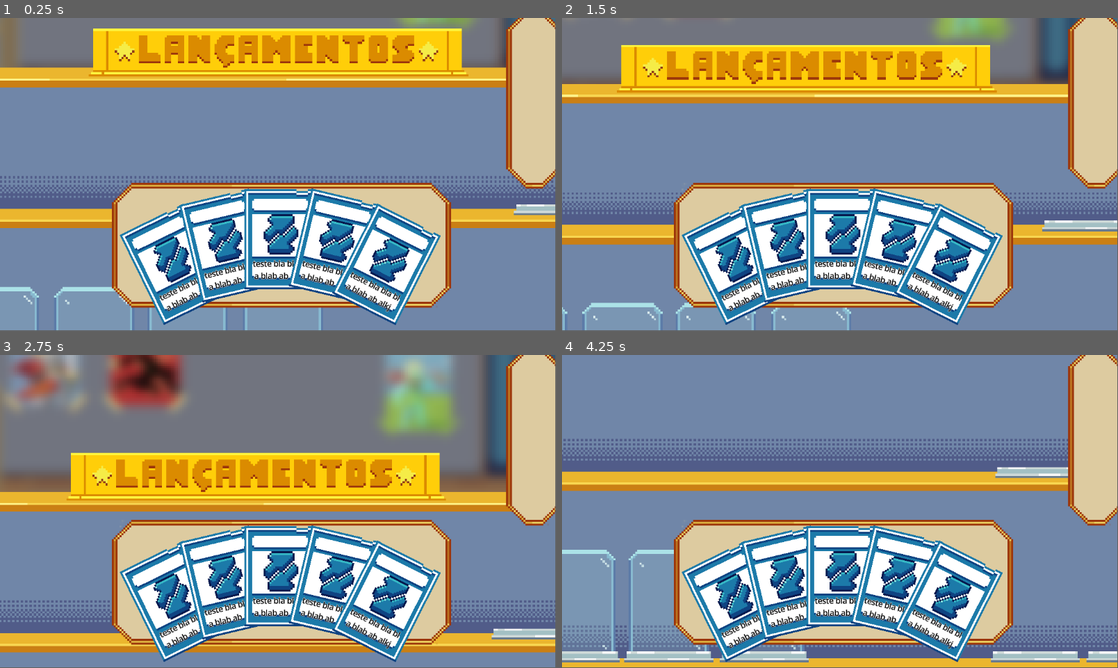
Above: before the commit, frames 1-4 (two rows, left to right).
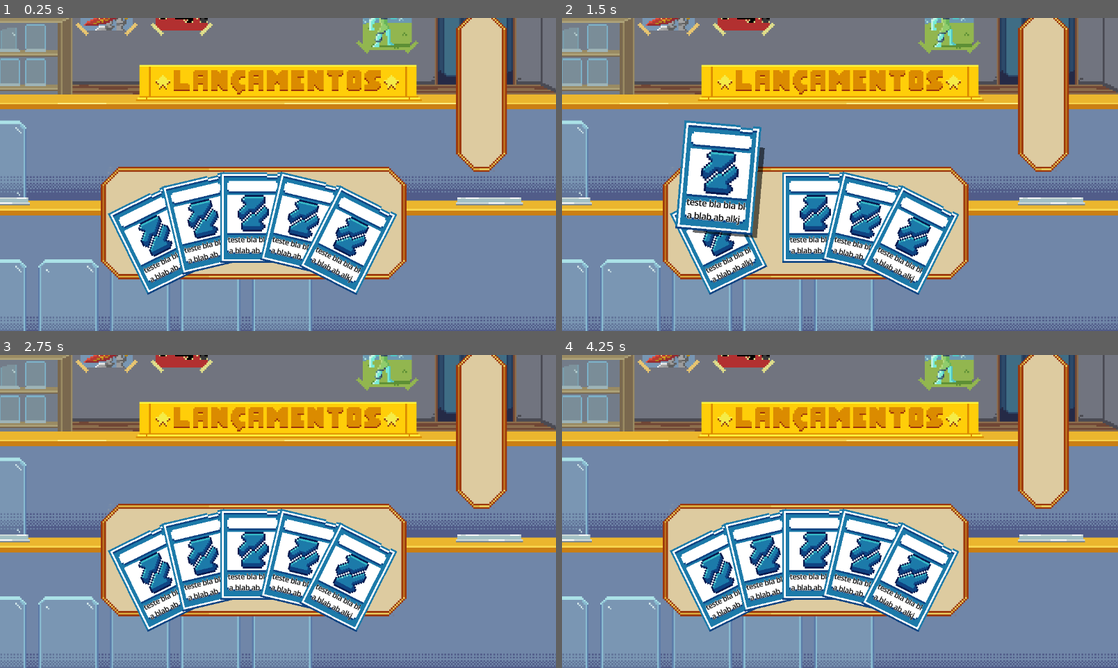
Above: after the commit, the same moments.

Repository: ingrydf12/datadeck
Game: Godot game, scene res://Fase1.tscn
The game is run twice, just before and just after one commit, with the same random seed, the same clock (stepped at 60 frames per second) and the same inputs.
Inputs (mouse positions are in pixels of both pictures, inside the frame that each line leads up to):
- Up to frame 1 (0.25 s): no input
- Up to frame 2 (1.5 s): tap Enter at 0.5 s; move the mouse to (962, 158) at 0.52 s; click (962, 158) at 0.67 s; move the mouse to (728, 190) at 1.27 s; click (728, 190) at 1.42 s
- Up to frame 3 (2.75 s): move the mouse to (333, 442) at 2.02 s; click (333, 442) at 2.17 s
- Up to frame 4 (4.25 s): move the mouse to (812, 574) at 2.77 s; click (812, 574) at 2.92 s; move the mouse to (1006, 558) at 3.52 s; click (1006, 558) at 3.67 s
In our replay, the window is 799x449 before the commit and 800x450 after it. These sizes can differ from the game's own. Grey fills any space a smaller window leaves; there, only what the larger window draws over its background counts as a difference.

The runs differ from the first frame. In frame 1, 60% of the frame differs, in the area x 0-100%, y 0-100%; in frame 2, 62%; in frame 3, 77%; in frame 4, 77%.

Commit message:
no camera + pre-merge

Diff:
--- a/Fase1.tscn
+++ b/Fase1.tscn
@@ -1,45 +1,35 @@
-[gd_scene load_steps=7 format=3 uid="uid://nwembvc3ticr"]
+[gd_scene load_steps=5 format=3 uid="uid://nwembvc3ticr"]
 
 [ext_resource type="Script" uid="uid://cymc6rw6aa6i8" path="res://fase_1.gd" id="1_oge7e"]
 [ext_resource type="Texture2D" uid="uid://duck8qeqg00mv" path="res://assets/camadafundo1.png" id="2_5jc3a"]
-[ext_resource type="Shader" uid="uid://182vba8belk" path="res://blur.gdshader" id="2_ud5y3"]
 [ext_resource type="Texture2D" uid="uid://bmyul4xxdkj38" path="res://assets/prateleira_frente1.png" id="3_1wj8m"]
 [ext_resource type="PackedScene" uid="uid://cb7sd7o7537x6" path="res://hud_cartas.tscn" id="4_oge7e"]
-
-[sub_resource type="ShaderMaterial" id="ShaderMaterial_5jc3a"]
-shader = ExtResource("2_ud5y3")
-shader_parameter/blur_radius = 8
 
 [node name="Fase1" type="Node2D"]
 script = ExtResource("1_oge7e")
 metadata/_edit_vertical_guides_ = [745.0]
 metadata/_edit_horizontal_guides_ = [493.0]
 
-[node name="Fundo" type="Parallax2D" parent="."]
-scroll_scale = Vector2(0.8, 0.8)
-
-[node name="Sprite2D" type="Sprite2D" parent="Fundo"]
-material = SubResource("ShaderMaterial_5jc3a")
+[node name="Sprite2D" type="Sprite2D" parent="."]
 position = Vector2(717, 479.99994)
 scale = Vector2(4.5, 4.5)
 texture = ExtResource("2_5jc3a")
 
-[node name="Prateleira" type="Parallax2D" parent="."]
-
-[node name="Sprite2D" type="Sprite2D" parent="Prateleira"]
+[node name="Sprite2D2" type="Sprite2D" parent="."]
 position = Vector2(717, 479.99994)
 scale = Vector2(4.5, 4.5000005)
 texture = ExtResource("3_1wj8m")
 
 [node name="Camera2D" type="Camera2D" parent="."]
 position = Vector2(717, 479.99994)
-limit_left = -92
+zoom = Vector2(0.835, 0.835)
+limit_left = -89
 limit_top = -93
 limit_right = 1520
 limit_bottom = 1053
 limit_smoothed = true
 position_smoothing_enabled = true
-position_smoothing_speed = 2.0
+position_smoothing_speed = 0.5
 editor_draw_limits = true
 
 [node name="HUD" parent="." instance=ExtResource("4_oge7e")]
--- a/Operacao.gd
+++ b/Operacao.gd
@@ -27,6 +27,12 @@
 @export var elemento : int = 0
 @export var funcao : Funcoes = Funcoes.NONE
 
+func is_callback() -> bool:
+	var normais : Array = [Tipo.PUSH, Tipo.POP, Tipo.INSERT, Tipo.REMOVE, Tipo.REVERSE, Tipo.UPDATE, Tipo.SLICE]
+	if tipo in normais:
+		return false
+	return true
+
 func get_callback():
 	match funcao:
 		Funcoes.FILTRO_PARES: return func(v): return v%2 != 0
--- a/carta.gd
+++ b/carta.gd
@@ -1,8 +1,11 @@
+@tool
+
+class_name Carta
 extends Control
 
 @export_category("Dados")
 @export var dados : Operacao
-@export var descricao : String = ''
+@export var descricao : String = 'aasdads'
 
 var controlled : bool = false
 var origem : Vector2
@@ -16,6 +19,11 @@
 
 
 func _process(_delta: float) -> void:
+	if Engine.is_editor_hint():
+		#TODO: MUDAR PRA UM NÓ SEPARADO
+		$JanelaDetalhes/VBoxContainer/ScrollContainer/Descricao.text = descricao
+		return
+
 	if controlled:
 		global_position = get_global_mouse_position().clamp(Vector2(10,10), Vector2(1100,600))
 
--- a/carta.tres
+++ b/carta.tres
@@ -37,55 +37,6 @@
 default_value_enabled = true
 
 [resource]
-code = "shader_type canvas_item;
-render_mode blend_mix;
-
-instance uniform float tamanho = 0.0;
-instance uniform vec2 escala = vec2(1.000000, 1.000000);
-
-
-
-void vertex() {
-// Input:2
-	vec2 n_out2p0 = VERTEX;
-
-
-// FloatParameter:9
-	float n_out9p0 = tamanho;
-
-
-// Input:6
-	vec2 n_out6p0 = TEXTURE_PIXEL_SIZE;
-	float n_out6p1 = n_out6p0.r;
-
-
-// FloatOp:10
-	float n_out10p0 = n_out9p0 / n_out6p1;
-
-
-// Vector2Parameter:12
-	vec2 n_out12p0 = escala;
-
-
-// VectorOp:13
-	vec2 n_out13p0 = n_out6p0 / n_out12p0;
-	float n_out13p1 = n_out13p0.r;
-
-
-// FloatOp:11
-	float n_out11p0 = n_out10p0 * n_out13p1;
-
-
-// VectorOp:3
-	vec2 n_out3p0 = n_out2p0 - vec2(n_out11p0);
-
-
-// Output:0
-	VERTEX = n_out3p0;
-
-
-}
-"
 mode = 1
 flags/light_only = false
 nodes/vertex/2/node = SubResource("VisualShaderNodeInput_tgxlg")
--- a/carta.tscn
+++ b/carta.tscn
@@ -1,16 +1,14 @@
-[gd_scene load_steps=11 format=3 uid="uid://ctpi2odakf7jn"]
+[gd_scene format=3 uid="uid://ctpi2odakf7jn"]
 
 [ext_resource type="Script" uid="uid://e8nebwmen0vc" path="res://carta.gd" id="1_4gtqo"]
 [ext_resource type="Script" uid="uid://1hd4e2j6uxmt" path="res://Operacao.gd" id="2_77s45"]
 [ext_resource type="Texture2D" uid="uid://dakeyqlnlf5ls" path="res://assets/cartas maior1.png" id="3_77s45"]
+[ext_resource type="PackedScene" uid="uid://crjlv3kqdg4n2" path="res://popup_detalhes.tscn" id="3_vdnt1"]
 [ext_resource type="Shader" uid="uid://b3haynmqxkal4" path="res://carta.tres" id="4_xu3ok"]
 
 [sub_resource type="Resource" id="Resource_xu3ok"]
 script = ExtResource("2_77s45")
 metadata/_custom_type_script = "uid://1hd4e2j6uxmt"
-
-[sub_resource type="StyleBoxFlat" id="StyleBoxFlat_xu3ok"]
-bg_color = Color(0.18, 0.18, 0.18, 1)
 
 [sub_resource type="ShaderMaterial" id="ShaderMaterial_xu3ok"]
 shader = ExtResource("4_xu3ok")
@@ -24,61 +22,21 @@
 [sub_resource type="RectangleShape2D" id="RectangleShape2D_4gtqo"]
 size = Vector2(148, 208)
 
-[node name="Carta" type="Control"]
+[node name="Carta" type="Control" unique_id=1784490872]
 layout_mode = 3
 anchors_preset = 0
 script = ExtResource("1_4gtqo")
 dados = SubResource("Resource_xu3ok")
-descricao = "teste para cartinha loucaaa"
+descricao = "ieie, passudia passanoi"
 
-[node name="Line2D" type="Line2D" parent="."]
+[node name="Line2D" type="Line2D" parent="." unique_id=49205797]
 visible = false
 points = PackedVector2Array(-337, -31, 1, 0)
 
-[node name="JanelaDetalhes" type="PanelContainer" parent="."]
-visible = false
+[node name="PopupDetalhes" parent="." unique_id=1504594219 instance=ExtResource("3_vdnt1")]
 layout_mode = 0
-offset_left = -458.0
-offset_top = -133.0
-offset_right = -193.0
-offset_bottom = 71.0
-theme_override_styles/panel = SubResource("StyleBoxFlat_xu3ok")
 
-[node name="TextureRect" type="TextureRect" parent="JanelaDetalhes"]
-custom_minimum_size = Vector2(100, 73.69)
-layout_mode = 2
-size_flags_horizontal = 0
-size_flags_vertical = 0
-texture = ExtResource("3_77s45")
-expand_mode = 1
-stretch_mode = 3
-
-[node name="VBoxContainer" type="VBoxContainer" parent="JanelaDetalhes"]
-layout_mode = 2
-theme_override_constants/separation = 25
-
-[node name="Control" type="Control" parent="JanelaDetalhes/VBoxContainer"]
-layout_mode = 2
-
-[node name="Titulo" type="Label" parent="JanelaDetalhes/VBoxContainer"]
-layout_mode = 2
-size_flags_horizontal = 4
-text = "Comando"
-horizontal_alignment = 1
-vertical_alignment = 1
-
-[node name="ScrollContainer" type="ScrollContainer" parent="JanelaDetalhes/VBoxContainer"]
-layout_mode = 2
-size_flags_vertical = 3
-
-[node name="Descricao" type="Label" parent="JanelaDetalhes/VBoxContainer/ScrollContainer"]
-custom_minimum_size = Vector2(100, 0)
-layout_mode = 2
-size_flags_horizontal = 3
-text = "bagui ai que nao sei o que bla bla bla bjajs da sjhd ajhs djha skddjh ajsddh akjshd ajkshd ajshd akhsdd kajsdd kajshdk aksjhd akj sahdjahs ddha sjddh akshd kahsd has jkdhaj sdhhas djhaksdha jsd ahs dahskdjhakhsdjahsjd akjshddka sjddhakjsshddkajshd ajsdh asjkdh ajkshdka jhas dahs dkkjajhsdkjah "
-autowrap_mode = 3
-
-[node name="Sombra" type="TextureRect" parent="."]
+[node name="Sombra" type="TextureRect" parent="." unique_id=1633500233]
 self_modulate = Color(0, 0, 0, 0.58431375)
 layout_mode = 1
 anchors_preset = 8
@@ -99,11 +57,11 @@
 texture = ExtResource("3_77s45")
 stretch_mode = 3
 
-[node name="Grupo" type="Control" parent="."]
+[node name="Grupo" type="Control" parent="." unique_id=270950783]
 material = SubResource("ShaderMaterial_xu3ok")
 anchors_preset = 0
 
-[node name="Textura" type="TextureRect" parent="Grupo"]
+[node name="Textura" type="TextureRect" parent="Grupo" unique_id=732921245]
 material = SubResource("ShaderMaterial_vdnt1")
 instance_shader_parameters/escala = Vector2(4, 4)
 instance_shader_parameters/tamanho = 0.0
@@ -126,7 +84,7 @@
 texture = ExtResource("3_77s45")
 stretch_mode = 3
 
-[node name="Label" type="Label" parent="Grupo"]
+[node name="Label" type="Label" parent="Grupo" unique_id=1050539056]
 material = SubResource("ShaderMaterial_ce55x")
 layout_mode = 1
 anchors_preset = 8
@@ -150,12 +108,12 @@
 vertical_alignment = 1
 autowrap_mode = 1
 
-[node name="Area2D" type="Area2D" parent="."]
+[node name="Area2D" type="Area2D" parent="." unique_id=477981428]
 
-[node name="CollisionShape2D" type="CollisionShape2D" parent="Area2D"]
+[node name="CollisionShape2D" type="CollisionShape2D" parent="Area2D" unique_id=692846492]
 shape = SubResource("RectangleShape2D_4gtqo")
 
-[node name="Button" type="Button" parent="."]
+[node name="Button" type="Button" parent="." unique_id=1704378800]
 modulate = Color(1, 1, 1, 0)
 layout_mode = 0
 offset_left = -74.0
--- a/fase_1.gd
+++ b/fase_1.gd
@@ -7,6 +7,7 @@
 
 
 func _process(delta: float) -> void:
-
-	if follow_mouse:
-		$Camera2D.global_position = get_global_mouse_position()
+	#
+	#if follow_mouse:
+		#$Camera2D.global_position = get_global_mouse_position()
+	pass
--- /dev/null
+++ b/hud.gd
@@ -0,0 +1,6 @@
+extends CanvasLayer
+
+signal carta_jogada(Operacao)
+
+func on_carta_solta(carta : Node):
+	pass
--- a/hud_cartas.tscn
+++ b/hud_cartas.tscn
@@ -1,6 +1,7 @@
-[gd_scene load_steps=7 format=3 uid="uid://cb7sd7o7537x6"]
+[gd_scene format=3 uid="uid://cb7sd7o7537x6"]
 
 [ext_resource type="PackedScene" uid="uid://4vrucb1yp7y0" path="res://mesa.tscn" id="1_5rqyl"]
+[ext_resource type="Script" uid="uid://2nvnxqbdlo5u" path="res://hud.gd" id="1_cklxt"]
 [ext_resource type="Texture2D" uid="uid://dou0qyhqk7xy2" path="res://assets/image.png" id="2_cklxt"]
 [ext_resource type="PackedScene" uid="uid://ctpi2odakf7jn" path="res://carta.tscn" id="3_sqq4g"]
 [ext_resource type="PackedScene" uid="uid://c7mk3oyur7wxi" path="res://curva_mao.tscn" id="4_nkr5l"]
@@ -20,14 +21,15 @@
 }
 point_count = 2
 
-[node name="HUD" type="CanvasLayer"]
+[node name="HUD" type="CanvasLayer" unique_id=1854730849]
 layer = 6
+script = ExtResource("1_cklxt")
 
-[node name="Mesa" parent="." instance=ExtResource("1_5rqyl")]
+[node name="Mesa" parent="." unique_id=2025899350 instance=ExtResource("1_5rqyl")]
 position = Vector2(586, 197)
 scale = Vector2(1.0000001, 1.0000001)
 
-[node name="ContainerFake" type="Panel" parent="."]
+[node name="ContainerFake" type="Panel" parent="." unique_id=1280168472]
 offset_left = 232.0
 offset_top = 342.0
 offset_right = 408.0
@@ -36,7 +38,7 @@
 mouse_filter = 2
 theme_override_styles/panel = SubResource("StyleBoxTexture_82fsy")
 
-[node name="Cartas" type="Control" parent="."]
+[node name="Cartas" type="Control" parent="." unique_id=1856107978]
 layout_mode = 3
 anchors_preset = 0
 offset_left = 622.0
@@ -44,7 +46,7 @@
 offset_right = 622.0
 offset_bottom = 266.0
 
-[node name="Carta" parent="Cartas" instance=ExtResource("3_sqq4g")]
+[node name="Carta" parent="Cartas" unique_id=23156103 instance=ExtResource("3_sqq4g")]
 layout_mode = 0
 offset_left = -261.55844
 offset_top = 244.9242
@@ -52,7 +54,7 @@
 offset_bottom = 244.9242
 rotation = -0.4561905
 
-[node name="Carta2" parent="Cartas" instance=ExtResource("3_sqq4g")]
+[node name="Carta2" parent="Cartas" unique_id=1190145109 instance=ExtResource("3_sqq4g")]
 layout_mode = 0
 offset_left = -154.14948
 offset_top = 206.31781
@@ -60,7 +62,7 @@
 offset_bottom = 206.31781
 rotation = -0.23275006
 
-[node name="Carta3" parent="Cartas" instance=ExtResource("3_sqq4g")]
+[node name="Carta3" parent="Cartas" unique_id=599219074 instance=ExtResource("3_sqq4g")]
 layout_mode = 0
 offset_left = -40.823303
 offset_top = 192.87378
@@ -68,7 +70,7 @@
 offset_bottom = 192.87378
 rotation = -0.0023192088
 
-[node name="Carta4" parent="Cartas" instance=ExtResource("3_sqq4g")]
+[node name="Carta4" parent="Cartas" unique_id=1024651537 instance=ExtResource("3_sqq4g")]
 layout_mode = 0
 offset_left = 72.53143
 offset_top = 205.98102
@@ -76,7 +78,7 @@
 offset_bottom = 205.98102
 rotation = 0.23314375
 
-[node name="Carta5" parent="Cartas" instance=ExtResource("3_sqq4g")]
+[node name="Carta5" parent="Cartas" unique_id=511011301 instance=ExtResource("3_sqq4g")]
 layout_mode = 0
 offset_left = 179.67871
 offset_top = 245.23157
@@ -84,6 +86,6 @@
 offset_bottom = 245.23157
 rotation = 0.46832854
 
-[node name="CurvaMao" parent="." instance=ExtResource("4_nkr5l")]
+[node name="CurvaMao" parent="." unique_id=486530762 instance=ExtResource("4_nkr5l")]
 position = Vector2(581, 567)
-curve = SubResource("Curve2D_oge7e")
+curve = SubResource("Curve2D_sqq4g")
--- /dev/null
+++ b/popup_detalhes.tscn
@@ -0,0 +1,48 @@
+[gd_scene format=3 uid="uid://crjlv3kqdg4n2"]
+
+[ext_resource type="Texture2D" uid="uid://dakeyqlnlf5ls" path="res://assets/cartas maior1.png" id="1_8vcb5"]
+
+[sub_resource type="StyleBoxFlat" id="StyleBoxFlat_xu3ok"]
+bg_color = Color(0.18, 0.18, 0.18, 1)
+
+[node name="JanelaDetalhes" type="PanelContainer" unique_id=1504594219]
+visible = false
+offset_left = -458.0
+offset_top = -133.0
+offset_right = -193.0
+offset_bottom = 71.0
+theme_override_styles/panel = SubResource("StyleBoxFlat_xu3ok")
+
+[node name="TextureRect" type="TextureRect" parent="." unique_id=338177390]
+custom_minimum_size = Vector2(100, 73.69)
+layout_mode = 2
+size_flags_horizontal = 0
+size_flags_vertical = 0
+texture = ExtResource("1_8vcb5")
+expand_mode = 1
+stretch_mode = 3
+
+[node name="VBoxContainer" type="VBoxContainer" parent="." unique_id=2109529142]
+layout_mode = 2
+theme_override_constants/separation = 25
+
+[node name="Control" type="Control" parent="VBoxContainer" unique_id=1535560419]
+layout_mode = 2
+
+[node name="Titulo" type="Label" parent="VBoxContainer" unique_id=1451583156]
+layout_mode = 2
+size_flags_horizontal = 4
+text = "Comando"
+horizontal_alignment = 1
+vertical_alignment = 1
+
+[node name="ScrollContainer" type="ScrollContainer" parent="VBoxContainer" unique_id=468057812]
+layout_mode = 2
+size_flags_vertical = 3
+
+[node name="Descricao" type="Label" parent="VBoxContainer/ScrollContainer" unique_id=1075529910]
+custom_minimum_size = Vector2(100, 0)
+layout_mode = 2
+size_flags_horizontal = 3
+text = "ieie, passudia passanoi"
+autowrap_mode = 3
--- a/project.godot
+++ b/project.godot
@@ -8,12 +8,21 @@
 
 config_version=5
 
+[animation]
+
+compatibility/default_parent_skeleton_in_mesh_instance_3d=true
+
 [application]
 
-config/name="dj trai"
+config/name="CardGame1"
 run/main_scene="uid://nwembvc3ticr"
-config/features=PackedStringArray("4.5", "GL Compatibility")
+config/features=PackedStringArray("4.6", "GL Compatibility")
 config/icon="res://icon.svg"
+
+[display]
+
+window/size/viewport_width=1280
+window/size/viewport_height=720
 
 [gui]
 
Not shown: 1 places in carta.tres that only renumber resources
Not shown, added: hud.gd.uid
Not shown: 1 places in hud_cartas.tscn that only renumber resources
